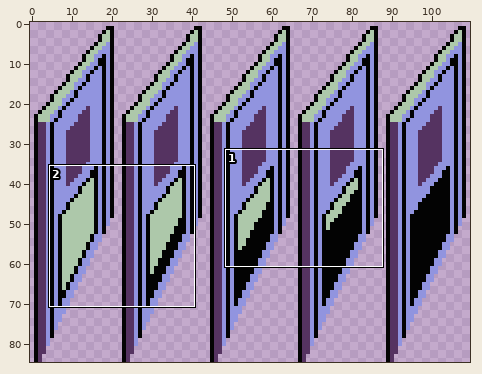
Sprite sheet -- front-door.png. Above, an overview of the earlier version with the close-up marked.
Close-up. First the earlier version:
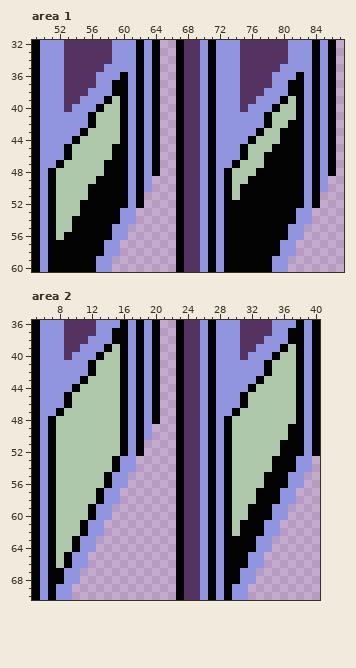
The file is 110x85 pixels. Shown: area 1: x 49..87, y 32..60; area 2: x 5..40, y 36..70.
Once edited:
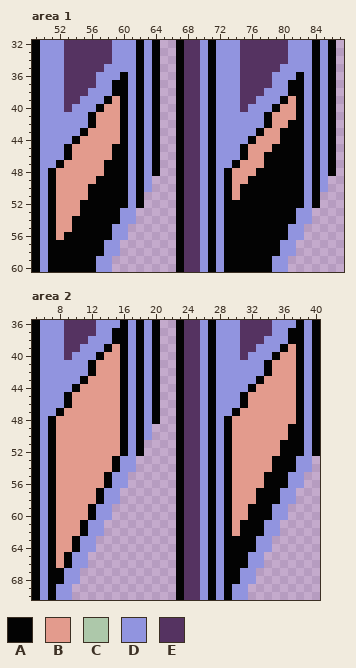
Palette (. is transparent): A #030303  B #e39b8d  C #adc8aa  D #9194df  E #553361
The author wrote: front-door overlay for end of game
The exact change:
Area 1:
Colour B replaces colour C in row 39 at x 59 and 81; in row 40 at x 58 to 59 and 80 to 81; in row 41 at x 57 to 59 and 79 to 81; in row 42 at x 57 to 59 and 79 to 80; in row 43 at x 56 to 59 and 78 to 79; in row 44 at x 55 to 59 and 77 to 79.
Colour B replaces colour C in row 45 at x 54 to 58 and 76 to 78; in row 46 at x 54 to 58 and 76 to 77; in row 47 at x 53 to 57 and 75 to 77; in row 48 at x 52 to 57 and 74 to 76; in row 49 at x 52 to 56 and 74 to 75; in rows 50 to 51 at x 52 to 55 and 74.
Colour B replaces colour C in rows 52 to 53 at x 52 to 54; in rows 54 to 55 at x 52 to 53; in row 56 at x 52.
Area 2:
Colour B replaces colour C in row 39 at x 15 and 37; in row 40 at x 14 to 15 and 36 to 37; in rows 41 to 42 at x 13 to 15 and 35 to 37; in row 43 at x 12 to 15 and 34 to 37; in row 44 at x 11 to 15 and 33 to 37; in rows 45 to 46 at x 10 to 15 and 32 to 37.
Colour B replaces colour C in row 47 at x 9 to 15 and 31 to 37; in row 48 at x 8 to 15 and 30 to 37; in rows 49 to 50 at x 8 to 15 and 30 to 36; in rows 51 to 52 at x 8 to 15 and 30 to 35; in rows 53 to 54 at x 8 to 14 and 30 to 34; in rows 55 to 56 at x 8 to 13 and 30 to 33.
Colour B replaces colour C in rows 57 to 58 at x 8 to 12 and 30 to 32; in rows 59 to 60 at x 8 to 11 and 30 to 31; in rows 61 to 62 at x 8 to 10 and 30; in rows 63 to 64 at x 8 to 9; in rows 65 to 66 at x 8.
Boxes around the changes in both close-ups, in picture pixels (x1, y1, x2, y2):
changed: (56, 96, 120, 240)
changed: (232, 96, 296, 200)
changed: (56, 344, 120, 568)
changed: (232, 344, 296, 536)
